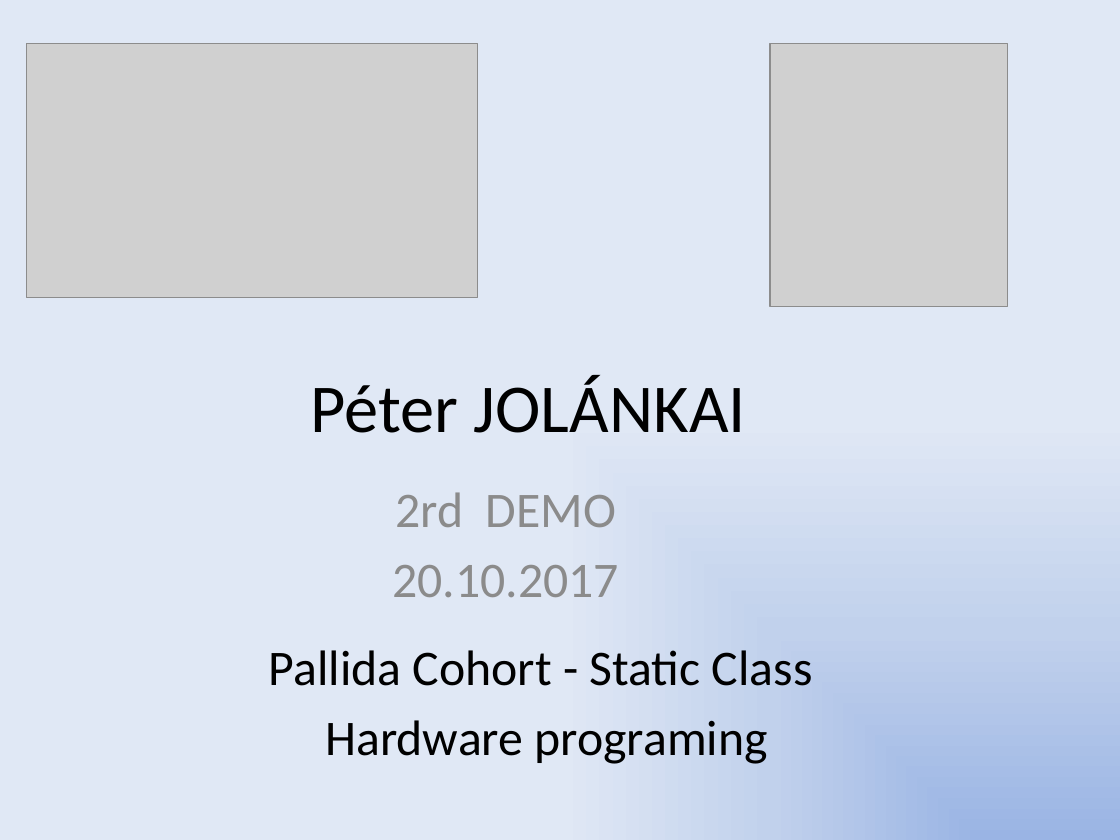
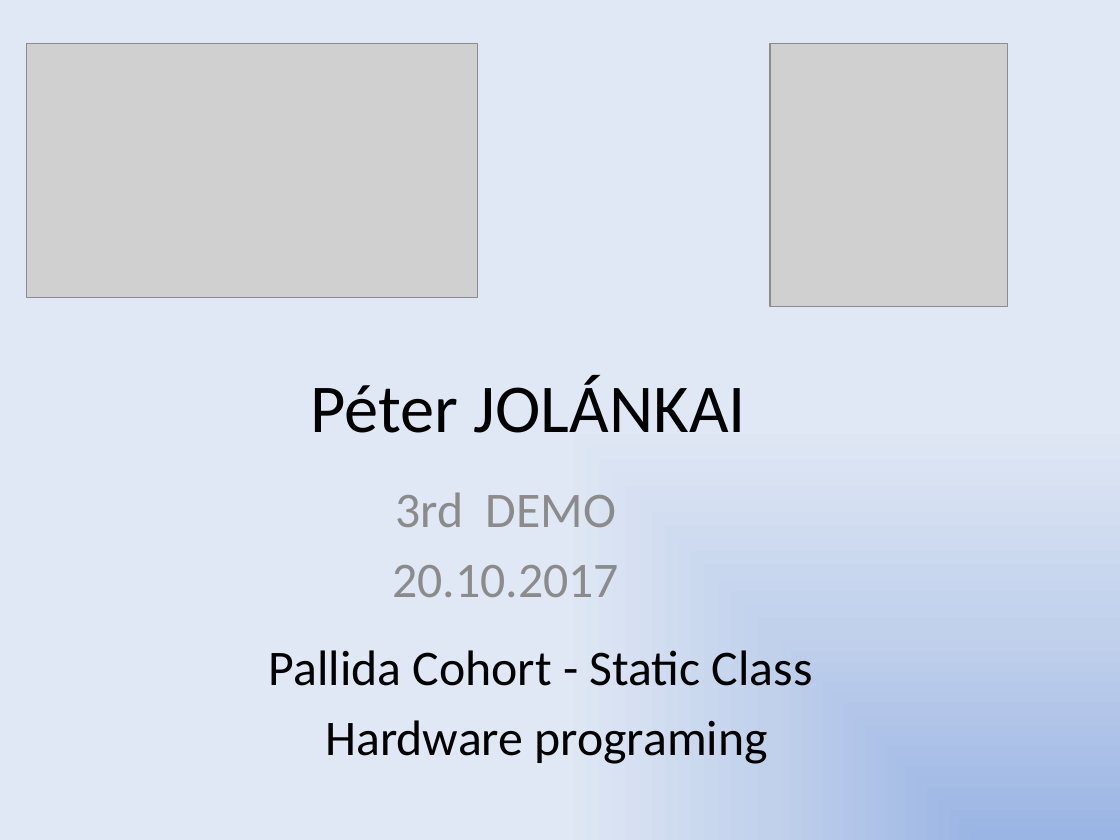
Before and after one commit to green-fox-academy/tapanyagszamitas, a slide deck: slide 1 of week-03/day-03-05/Péter JOLÁNKAI demo 3.pptx. Drawn at 1120x840 pixels with LibreOffice and Linux fonts; fonts in the diff are those of the drawing; grey boxes stand for pictures. Boxes give left, top, right and bottom in pixels: in the first picture for what was removed or moved away, otherwise in the second. Text is boxed around its words. In the diff, an @@ line names an element or a change of style, - is before the commit and + after.

```diff
--- a/week-03/day-03-05/Péter JOLÁNKAI demo 3.pptx
+++ b/week-03/day-03-05/Péter JOLÁNKAI demo 3.pptx
@@ subtitle at bbox=[395, 492, 616, 527]: text changed @@
-2rd DEMO
+3rd DEMO
```
Also in this commit, not shown: 2 other files.
